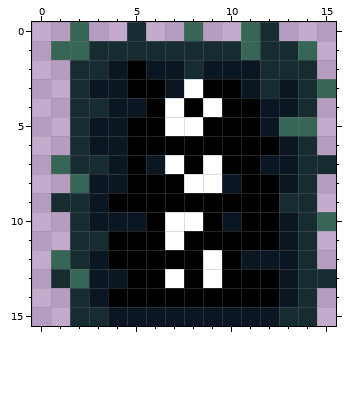
Edited in one commit: pixel-art sprite (Assets/Sprites/Map/MovableBlock.png). Above is the file before it was changed.
The file is 16x16 pixels.
After the commit:
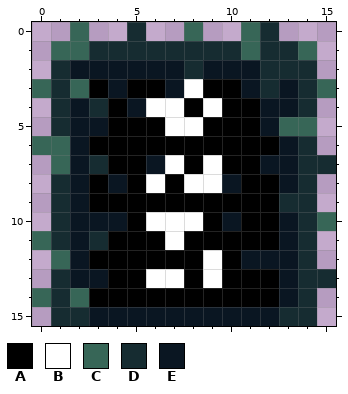
Palette (. is transparent): A #000000  B #ffffff  C #376657  D #162c31  E #0a1622
The exact change:
y 2: x 1..3 .DD -> DEE; x 5 A -> E
y 3: x 0..3 ..DE -> CDCA
y 4: x 1..2 .D -> DE; x 4 E -> A; x 6 A -> B
y 5: x 1..2 .D -> DE; x 4 E -> A
y 6: x 0..4 ..DEE -> CCEAA
y 7: x 2 D -> E; x 4 E -> A
y 8: x 1..3 .CE -> DEA; x 6 A -> B
y 9: x 2..3 DE -> EA
y 10: x 1..2 .D -> DE; x 5..6 EA -> AB
y 11: x 0..2 ..D -> CDE
y 12: x 2..3 DE -> EA
y 13: x 2 C -> E; x 4 E -> A; x 6 A -> B
y 14: x 0..3 ..DE -> CDCA
y 15: x 1 . -> D; x 3 D -> E
Changed places in both pictures, as pixel boxes (x1, y1, x2, y2):
changed: (32, 60, 165, 326)
